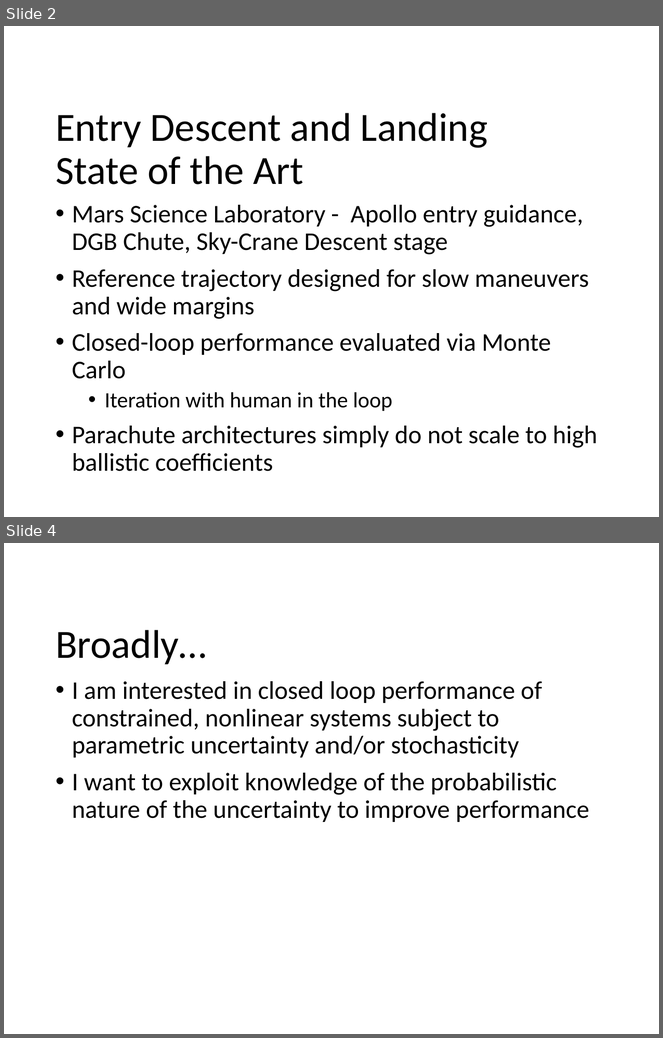
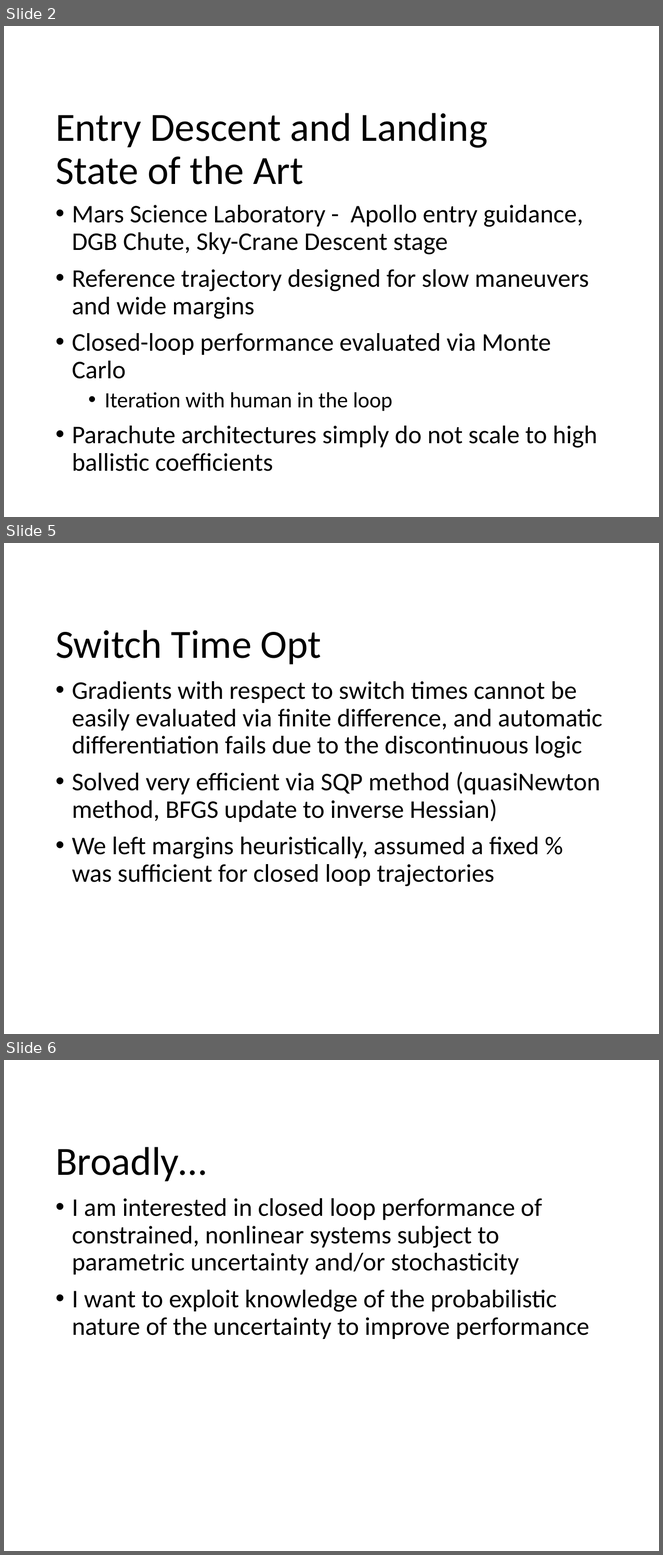
Before and after one commit to CDNoyes/EDL-Py, a slide deck: Documents/Qual Exam.pptx. Shown one above the other, each under a label of ours: slides 2 and 4 before the commit, slides 2, 5 and 6 after it; the slides between them are not shown. The pictures are 663x1038 and 663x1555 pixels, drawn with LibreOffice and Linux fonts; fonts in the diff are those of the drawing; background and template pictures are left out. Boxes give left, top, right and bottom in pixels: in the first picture for what was removed or moved away, otherwise in the second. Text is boxed around its words. In the diff, an @@ line names an element or a change of style, - is before the commit and + after.

```diff
--- a/Documents/Qual Exam.pptx
+++ b/Documents/Qual Exam.pptx
@@ slide 5 added at box(4, 543, 659, 1034), background #FFFFFF @@
@@ title added at box(55, 630, 322, 665), 44 pt, text #000000 @@
+Switch Time Opt
@@ text added at box(72, 681, 603, 887), 28 pt, text #000000 @@
+• Gradients with respect to switch times cannot be easily evaluated via finite difference, and automatic differentiation fails due to the discontinuous logic
+• Solved very efficient via SQP method (quasiNewton method, BFGS update to inverse Hessian)
+• We left margins heuristically, assumed a fixed % was sufficient for closed loop trajectories
@@ what was slide 4 is now slide 6 @@
```
Also in this commit, not shown: 5 slides changed, 4 other files.
